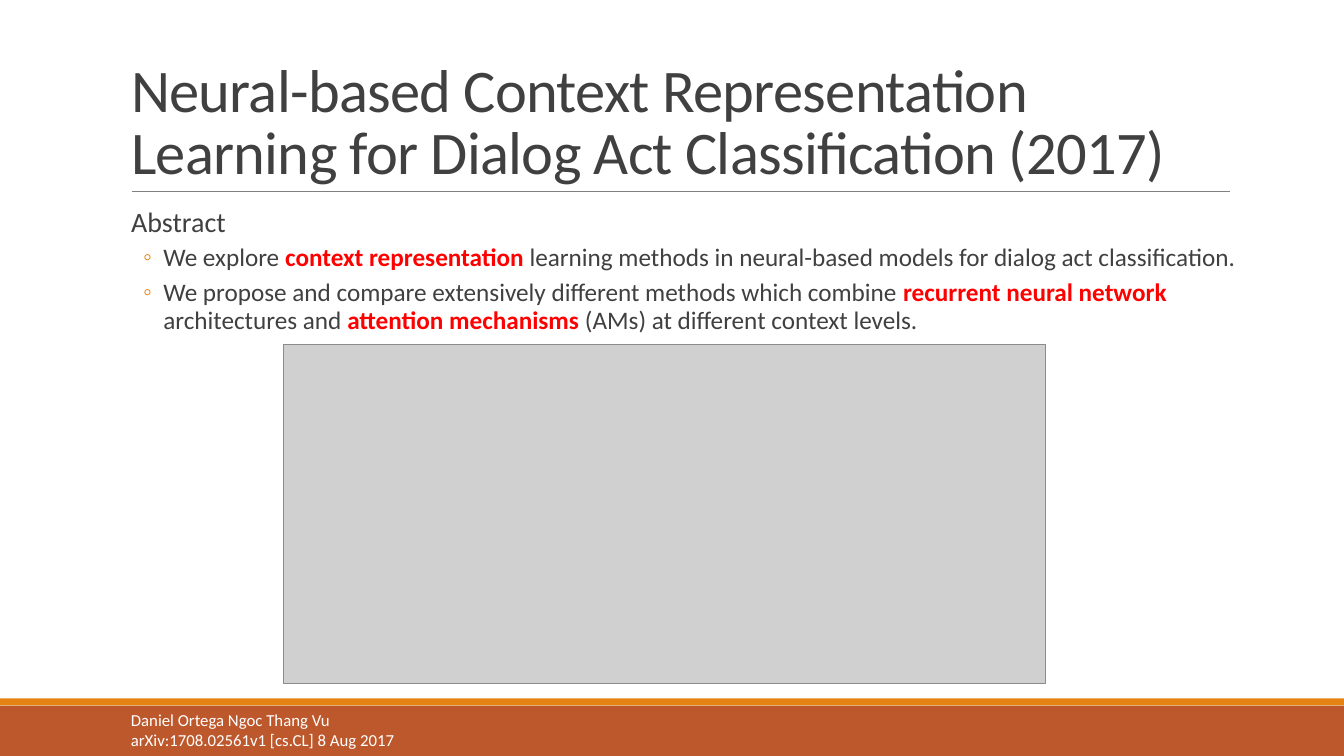
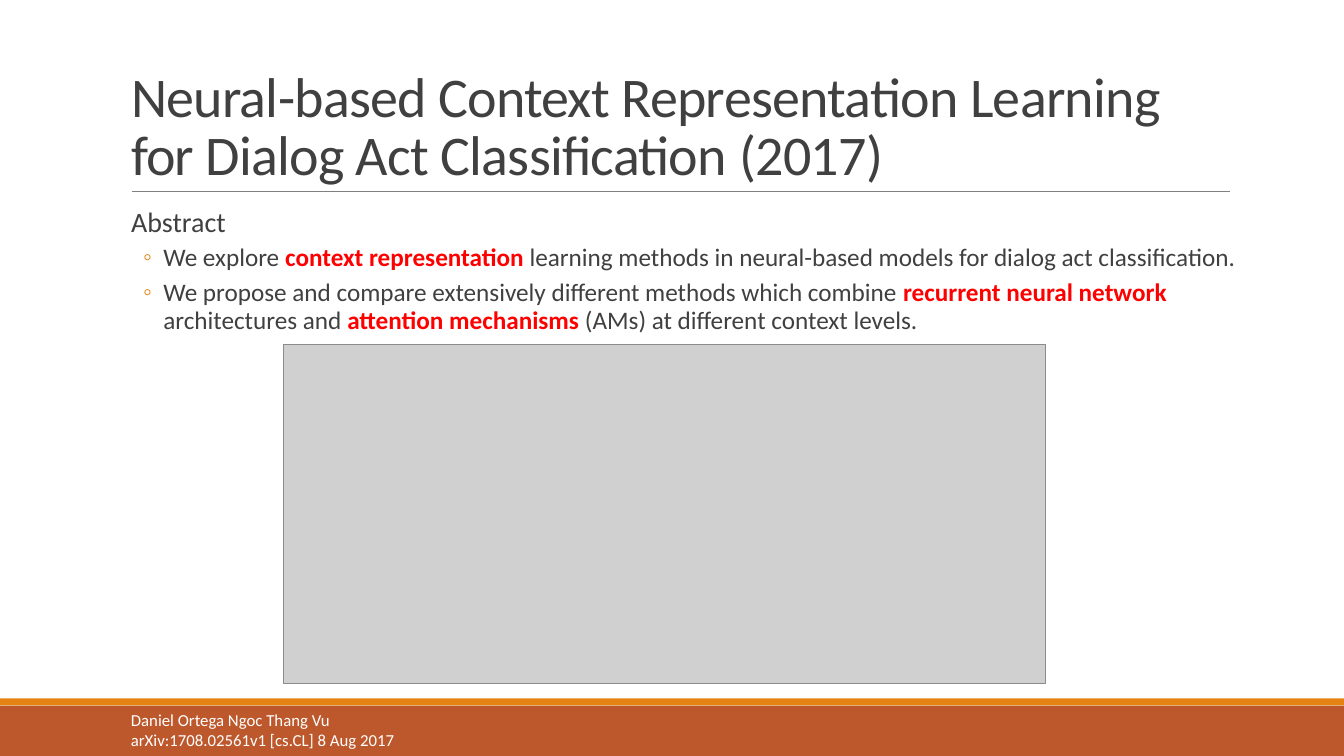
Before and after one commit to liangxh/grad, a slide deck: slide 15 of [报告] Text Emotion Detection.pptx (slide 14 before the commit). Drawn at 1344x756 pixels with LibreOffice and Linux fonts; fonts in the diff are those of the drawing; grey boxes stand for pictures. Boxes give left, top, right and bottom in pixels: in the first picture for what was removed or moved away, otherwise in the second. Text is boxed around its words. In the diff, an @@ line names an element or a change of style, - is before the commit and + after.

```diff
--- a/[报告] Text Emotion Detection.pptx
+++ b/[报告] Text Emotion Detection.pptx
@@ title "Neural-based Context Representation Learning for ..." at [131, 78, 1161, 185]: size 43.2 to 40 pt @@
```
Also in this commit, not shown: 1 other slide changed, 2 slides added, 1 slide removed.
